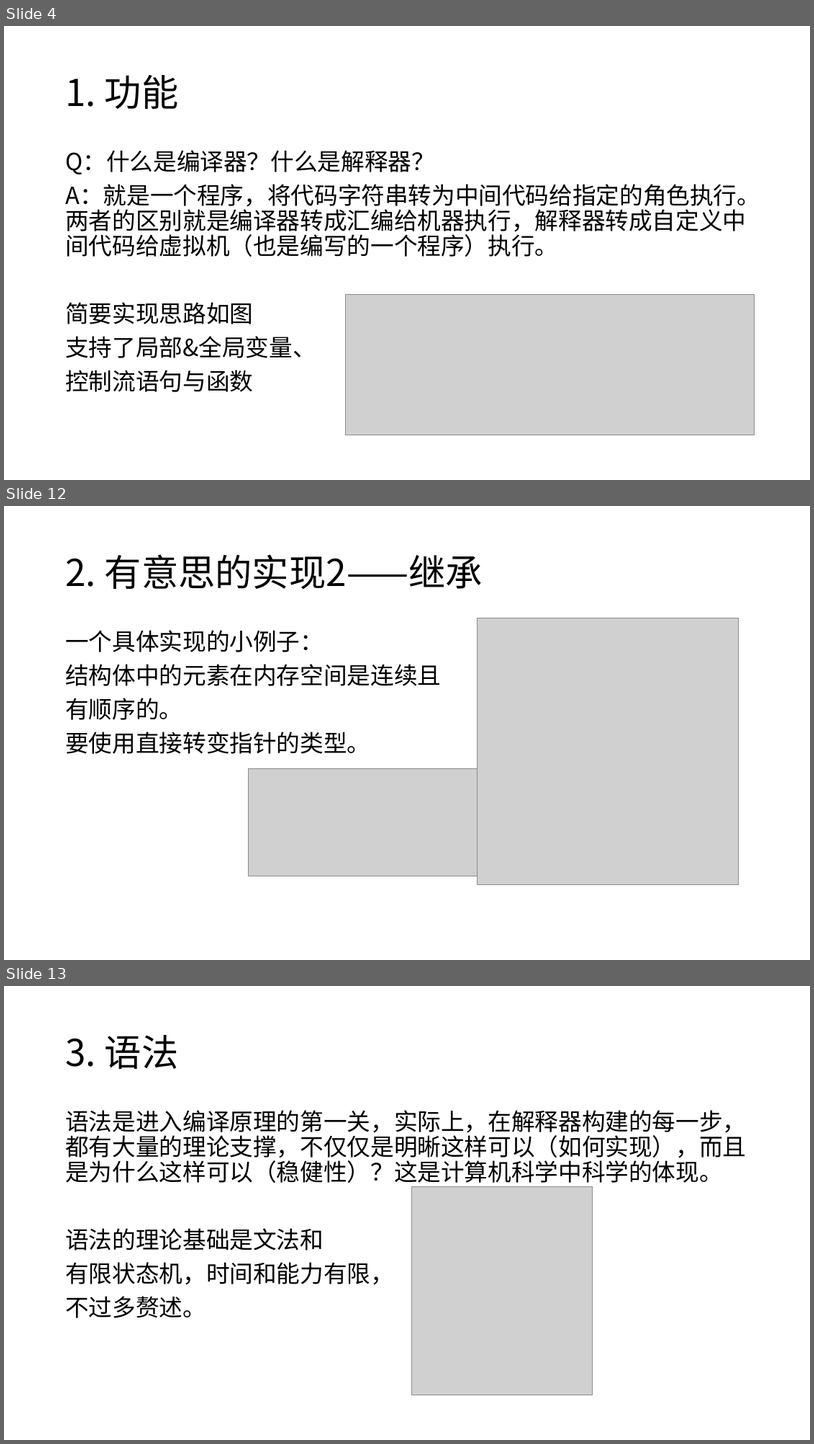
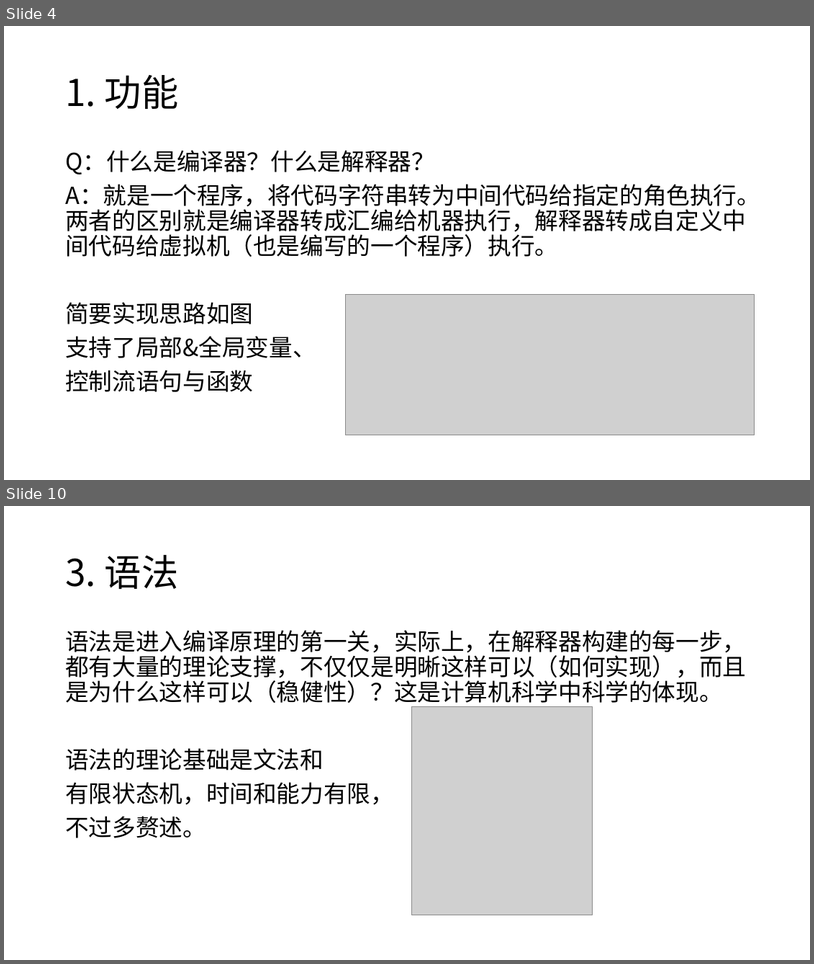
Before and after one commit to Blackteaxx/PythonDataAnalyze, a slide deck: Blakcteaxx/Clox.pptx. Shown one above the other, each under a label of ours: slides 4, 12 and 13 before the commit, slides 4 and 10 after it; the slides between them are not shown. The pictures are 814x1444 and 814x964 pixels, drawn with LibreOffice and Linux fonts; fonts in the diff are those of the drawing; grey boxes stand for pictures. Boxes give left, top, right and bottom in pixels: in the first picture for what was removed or moved away, otherwise in the second. Text is boxed around its words. In the diff, an @@ line names an element or a change of style, - is before the commit and + after.

```diff
--- a/Blakcteaxx/Clox.pptx
+++ b/Blakcteaxx/Clox.pptx
@@ slide 12 removed at [4, 506, 810, 960], background #FFFFFF @@
@@ title removed at [65, 554, 484, 589] @@
-2. 有意思的实现2——继承
@@ text removed at [65, 630, 441, 754] @@
-一个具体实现的小例子：
-结构体中的元素在内存空间是连续且
-有顺序的。
-要使用直接转变指针的类型。
@@ picture removed at [478, 618, 738, 884] @@
@@ picture removed at [249, 769, 478, 876] @@
@@ what was slide 13 is now slide 10 @@
```
Also in this commit, not shown: 18 slides changed, 2 slides added, 1 other slide removed, 20 other files.
